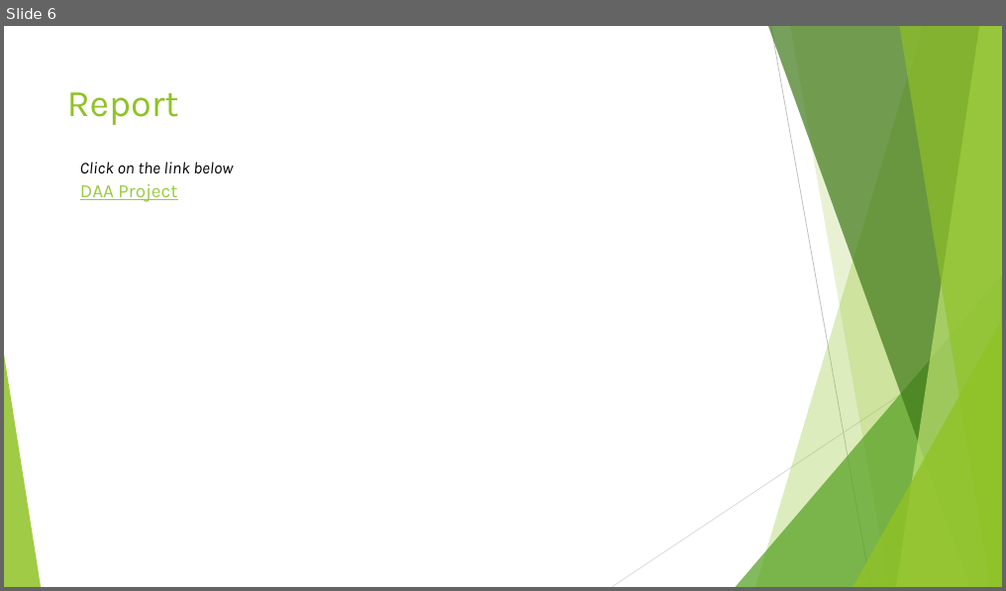
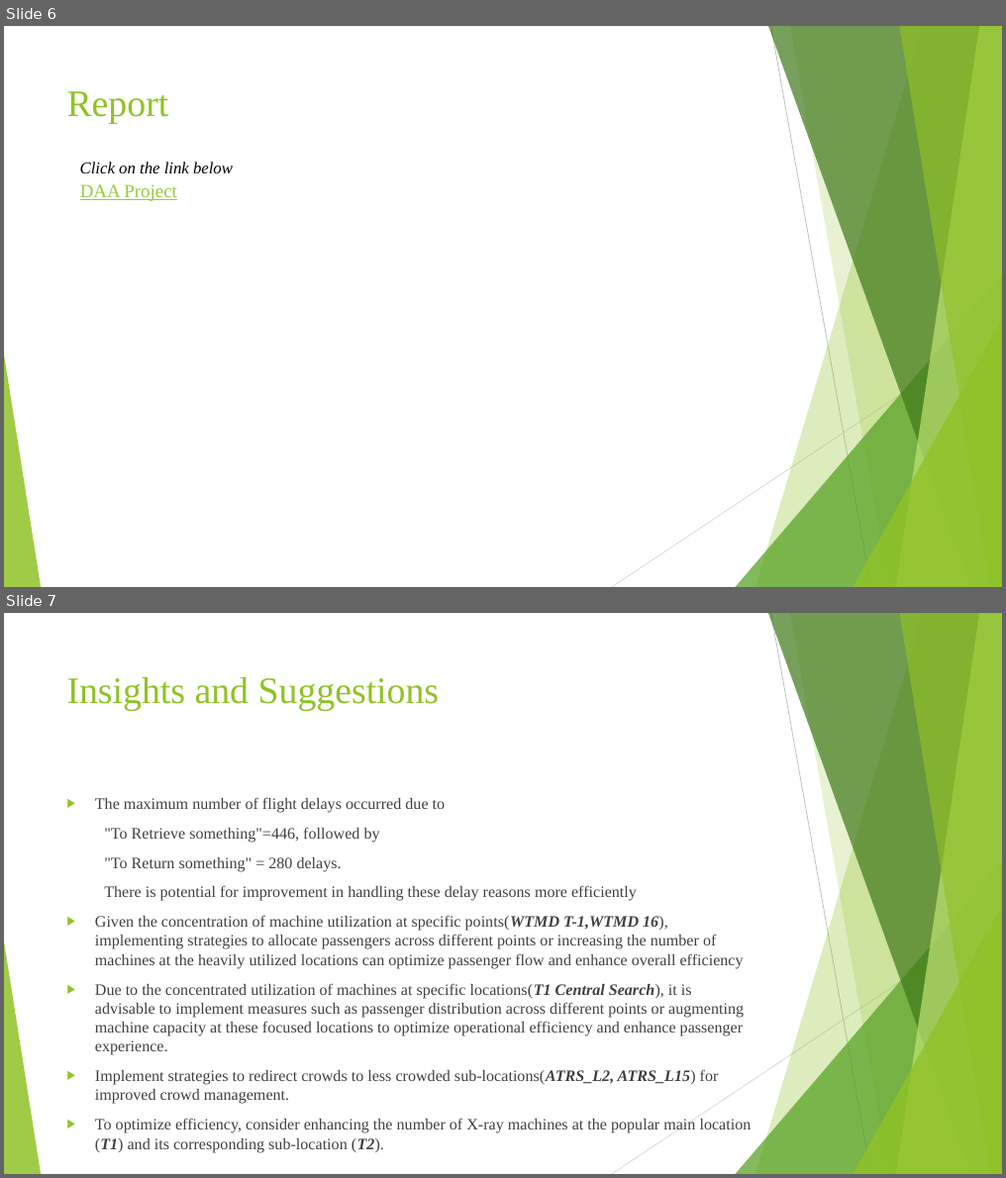
Before and after one commit to Amruthhs/EDA-ASU-Data, a slide deck: DAA Project.pptx. Shown one above the other, each under a label of ours: slide 6 before the commit, slides 6 and 7 after it. The pictures are 1006x591 and 1006x1178 pixels, drawn with LibreOffice and Linux fonts; fonts in the diff are those of the drawing. Boxes give left, top, right and bottom in pixels: in the first picture for what was removed or moved away, otherwise in the second. Text is boxed around its words. In the diff, an @@ line names an element or a change of style, - is before the commit and + after.

```diff
--- a/DAA Project.pptx
+++ b/DAA Project.pptx
@@ slide 7 added at box(4, 613, 1002, 1174), background #FFFFFF; not listed: 10 template elements that a slide beside it also shows @@
@@ title added at box(67, 676, 440, 711), 36 pt, text #90C226 @@
+Insights and Suggestions
@@ text added at box(95, 797, 751, 1154), 15.3 pt, text #404040 @@
+▶ The maximum number of flight delays occurred due to
+"To Retrieve something"=446, followed by
+"To Return something" = 280 delays.
+There is potential for improvement in handling these delay reasons more efficiently
+▶ Given the concentration of machine utilization at specific points(WTMD T-1,WTMD 16), implementing strategies to allocate passengers across different points or increasing the number of machines at the heavily utilized locations can optimize passenger flow and enhance overall efficiency
+▶ Due to the concentrated utilization of machines at specific locations(T1 Central Search), it is advisable to implement measures such as passenger distribution across different points or augmenting machine capacity at these focused locations to optimize operational efficiency and enhance passenger experience.
+▶ Implement strategies to redirect crowds to less crowded sub-locations(ATRS_L2, ATRS_L15) for improved crowd management.
+▶ To optimize efficiency, consider enhancing the number of X-ray machines at the popular main location (T1) and its corresponding sub-location (T2).
@@ slide 6 changed as well @@
@@ font Karla to Times New Roman in 3 elements at box(67, 91, 169, 124), box(80, 184, 176, 201), box(80, 162, 233, 174) @@
```
Also in this commit, not shown: 5 other slides changed.
